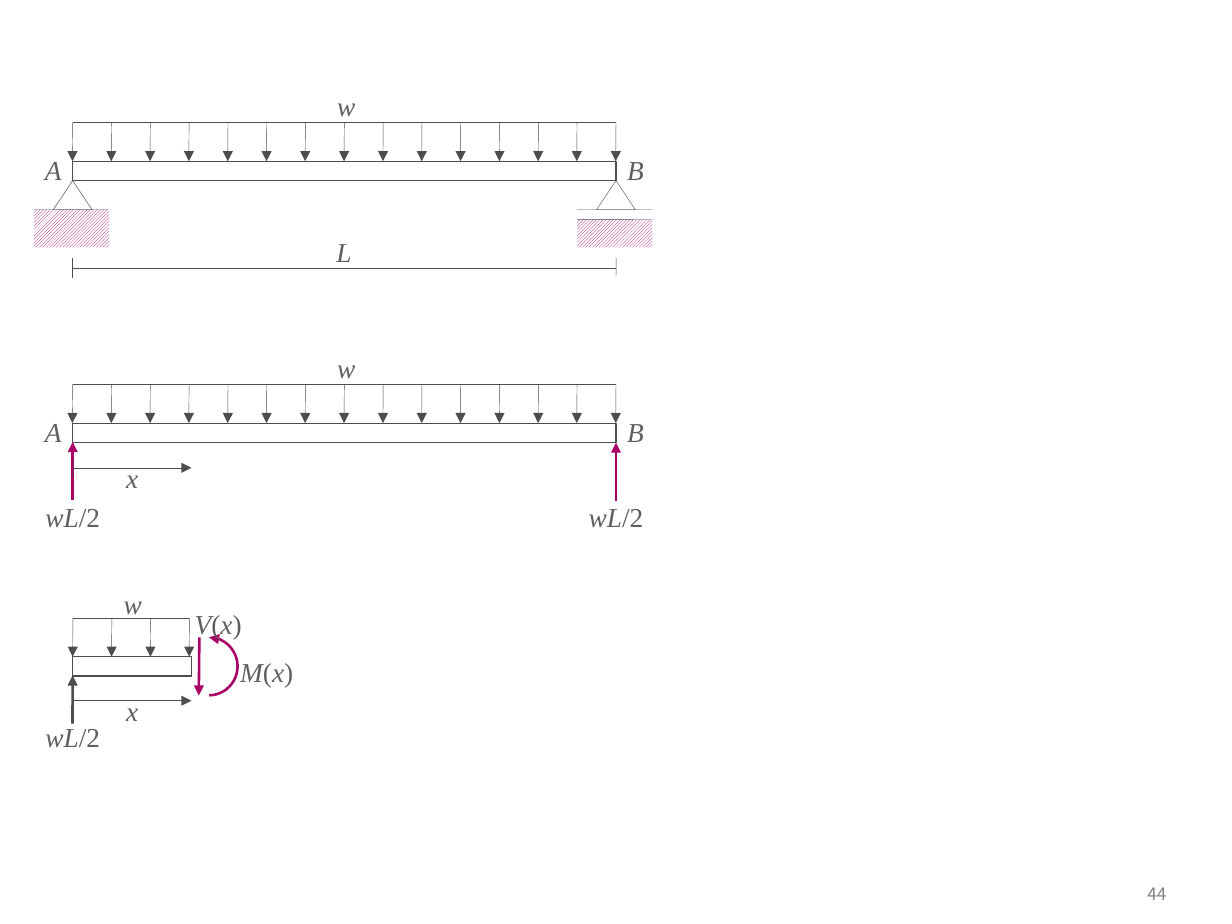
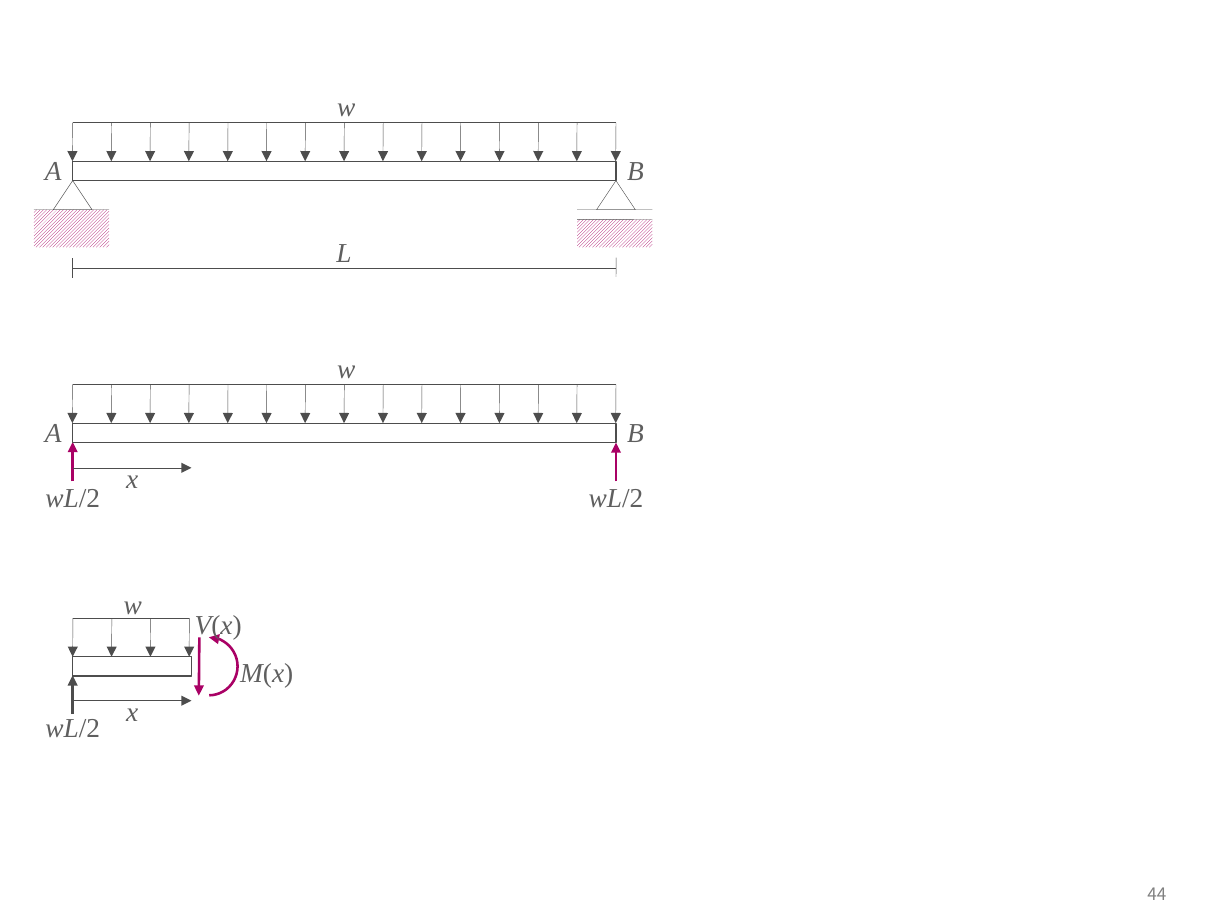
Before and after one commit to ironbell87/structural_mechanics_II, a slide deck: slide 44 of figures.pptx. Drawn at 1232x924 pixels with LibreOffice and Linux fonts; fonts in the diff are those of the drawing. Boxes give left, top, right and bottom in pixels: in the first picture for what was removed or moved away, otherwise in the second. Text is boxed around its words. In the diff, an @@ line names an element or a change of style, - is before the commit and + after.

```diff
--- a/figures.pptx
+++ b/figures.pptx
@@ arrow moved from (73, 500) - (73, 442) to (73, 482) - (73, 442) @@
@@ arrow moved from (616, 500) - (616, 442) to (616, 482) - (616, 442) @@
@@ text "wL/2": place and size @@
-text "wL/2" at [45, 509, 100, 528]
+text "wL/2" at [45, 489, 100, 508]
@@ line removed from (73, 458) to (73, 478) @@
@@ text "wL/2": place and size @@
-text "wL/2" at [589, 509, 644, 528]
+text "wL/2" at [589, 489, 644, 508]
@@ arrow moved from (73, 723) - (73, 675) to (73, 715) - (73, 675) @@
@@ text "wL/2": place and size @@
-text "wL/2" at [45, 729, 100, 748]
+text "wL/2" at [45, 719, 100, 738]
```
Also in this commit, not shown: 5 other slides changed, 20 other files.
